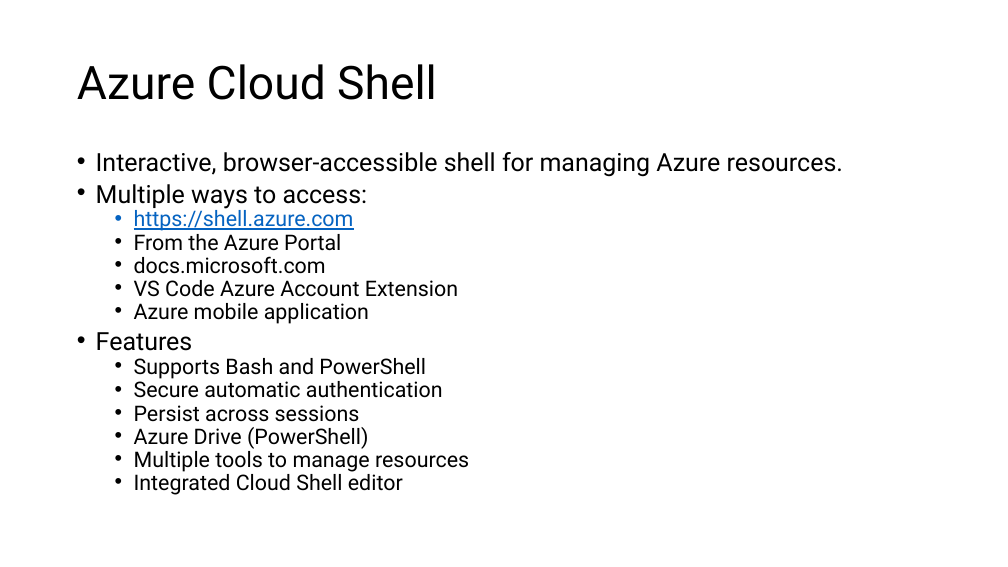
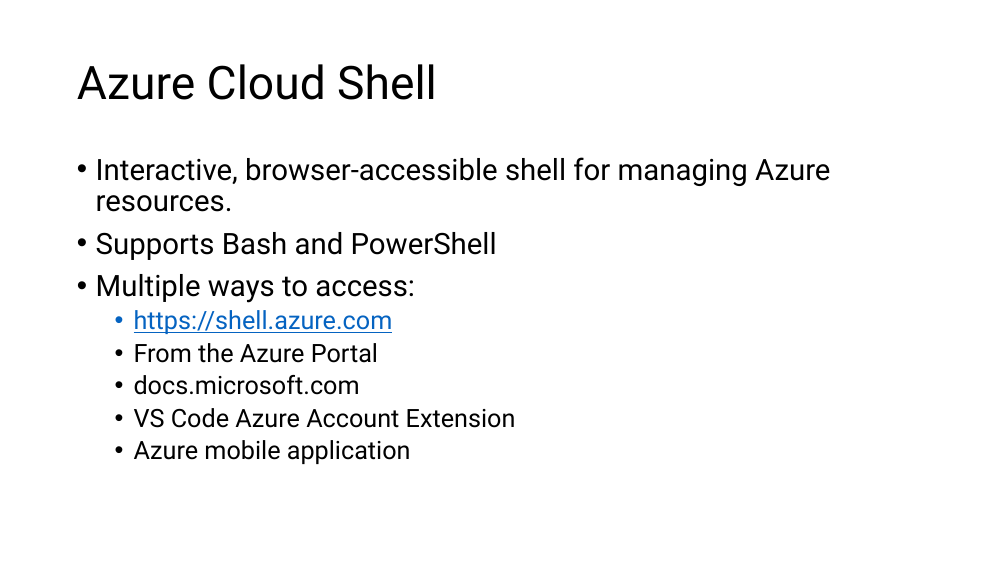
Before and after one commit to rchaganti/Presentations, a slide deck: slide 3 of BITPro10272018/Azure Cloud Shell.pptx (slide 2 before the commit). Drawn at 1008x567 pixels with LibreOffice and Linux fonts; fonts in the diff are those of the drawing. Boxes give left, top, right and bottom in pixels: in the first picture for what was removed or moved away, otherwise in the second. Text is boxed around its words. In the diff, an @@ line names an element or a change of style, - is before the commit and + after.

```diff
--- a/BITPro10272018/Azure Cloud Shell.pptx
+++ b/BITPro10272018/Azure Cloud Shell.pptx
@@ text at <box>96,157,830,464</box>: size 23.8 to 28 pt in "Interactive, browser-accessible shell for managing Azure res ...", "Multiple ways to access:"; size 20.4 to 24 pt in "https://shell.azure.com", "From the Azure Portal", "docs.microsoft.com", "VS Code Azure Account Extension" and 1 more places; line spacing 0.7 to 0.9 @@
@@ text at <box>96,232,497,260</box>: paragraph added @@
+• Supports Bash and PowerShell
@@ text at <box>96,332,469,495</box>: paragraphs removed @@
-• Features
-  • Supports Bash and PowerShell
-  • Secure automatic authentication
-  • Persist across sessions
-  • Azure Drive (PowerShell)
-  • Multiple tools to manage resources
-  • Integrated Cloud Shell editor
```
Also in this commit, not shown: 1 other slide changed, 4 slides added, 4 other files.
